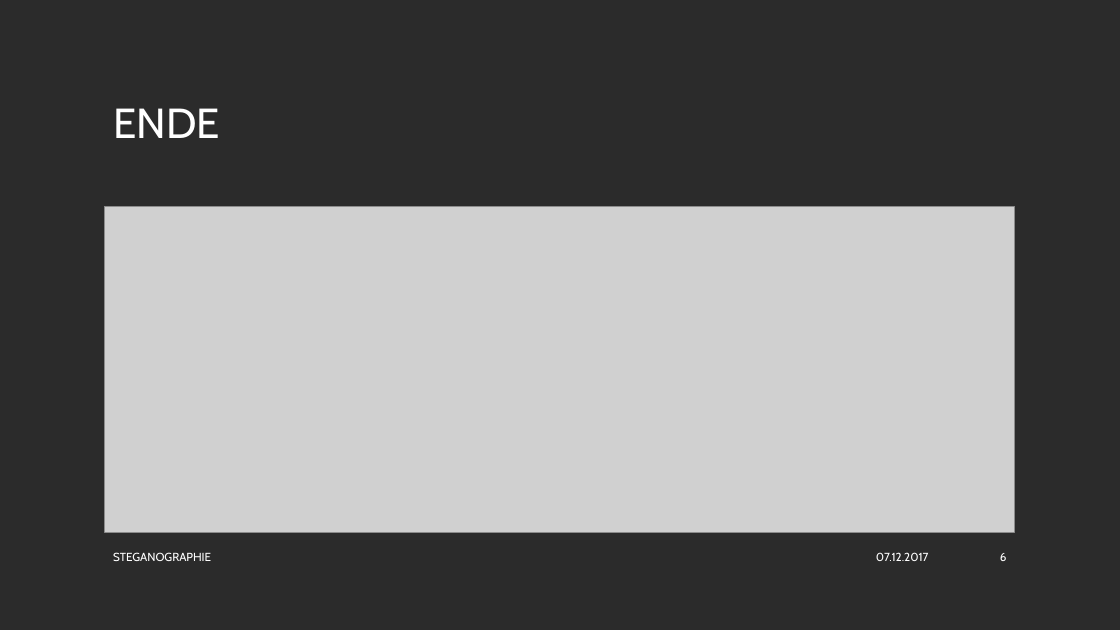
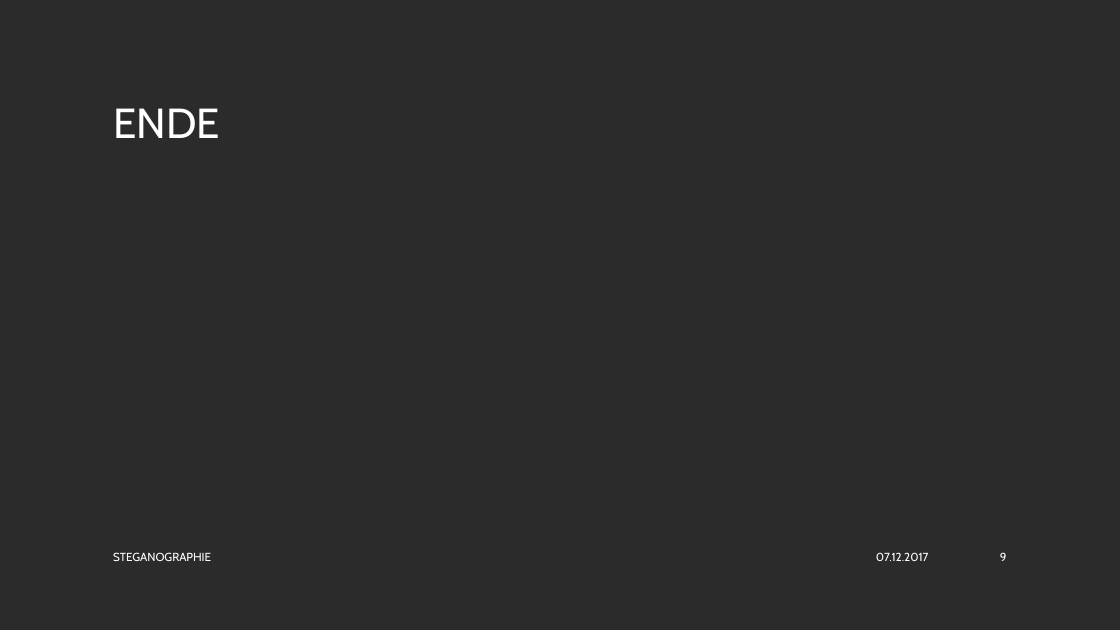
Before and after one commit to Andy-Meissner/Studienarbeit, a slide deck: slide 9 of IT-Security/Steganographie.ppt (slide 6 before the commit). Drawn at 1120x630 pixels with LibreOffice and Linux fonts; fonts in the diff are those of the drawing; grey boxes stand for pictures; background and template pictures are left out; a plain dark background stands for a picture behind light text. Boxes give left, top, right and bottom in pixels: in the first picture for what was removed or moved away, otherwise in the second. Text is boxed around its words. In the diff, an @@ line names an element or a change of style, - is before the commit and + after.

```diff
--- a/IT-Security/Steganographie.ppt
+++ b/IT-Security/Steganographie.ppt
@@ picture removed at (x1=105, y1=207, x2=1014, y2=531) @@
@@ page number at (x1=1000, y1=552, x2=1007, y2=561): text changed @@
-6
+9
```
Also in this commit, not shown: 2 other slides changed, 3 slides added.
